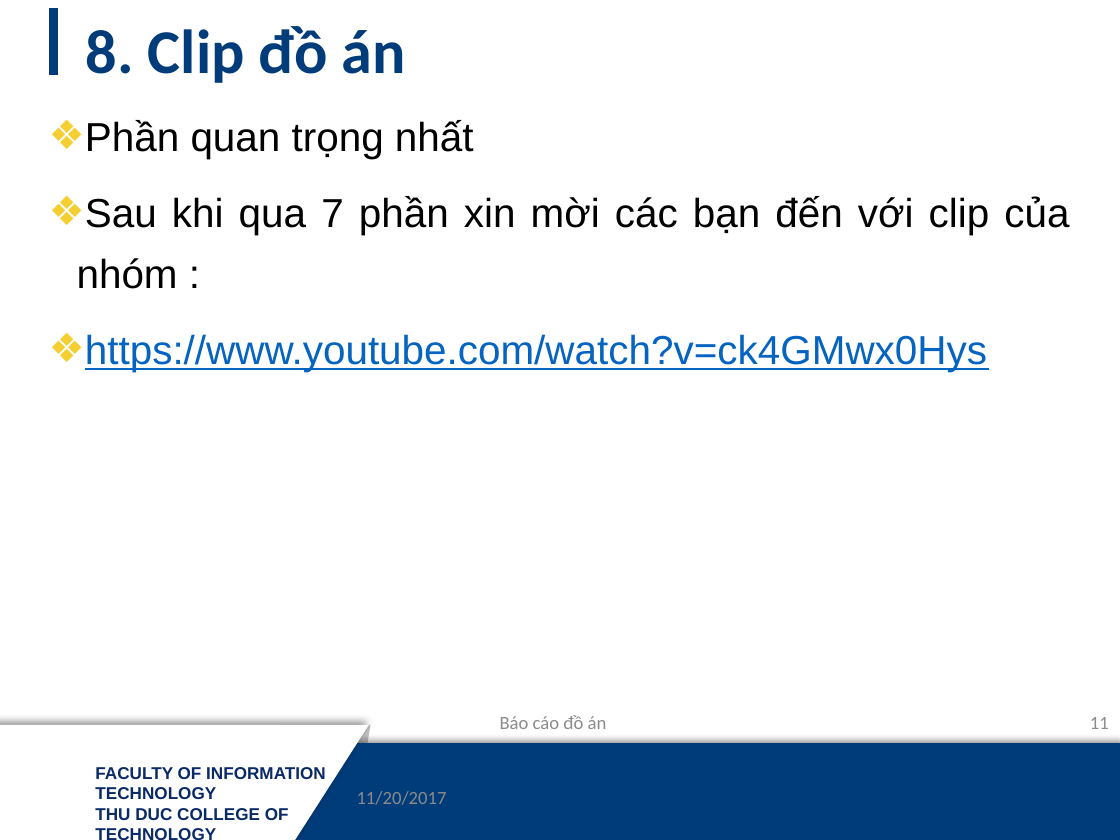
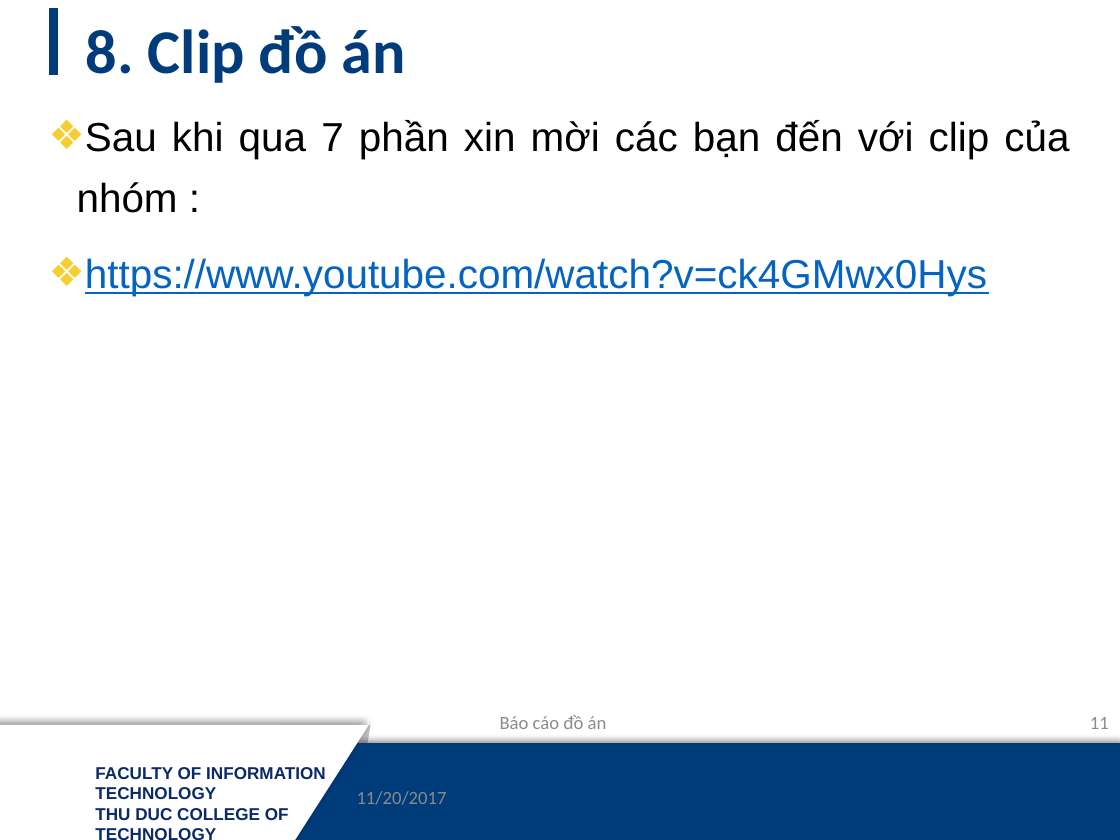
Before and after one commit to mynameissss/NM03_NHOM7, a slide deck: slide 11 of Báo-cáo-đồ-án.pptx. Drawn at 1120x840 pixels with LibreOffice and Linux fonts; fonts in the diff are those of the drawing; background and template pictures are left out. Boxes give left, top, right and bottom in pixels: in the first picture for what was removed or moved away, otherwise in the second. Text is boxed around its words. In the diff, an @@ line names an element or a change of style, - is before the commit and + after.

```diff
--- a/Báo-cáo-đồ-án.pptx
+++ b/Báo-cáo-đồ-án.pptx
@@ text at (x1=85, y1=120, x2=474, y2=159): paragraph removed @@
-❖ Phần quan trọng nhất
```
Also in this commit, not shown: 7 other slides changed, 1 slide added, 1 slide removed, 1 other file.
